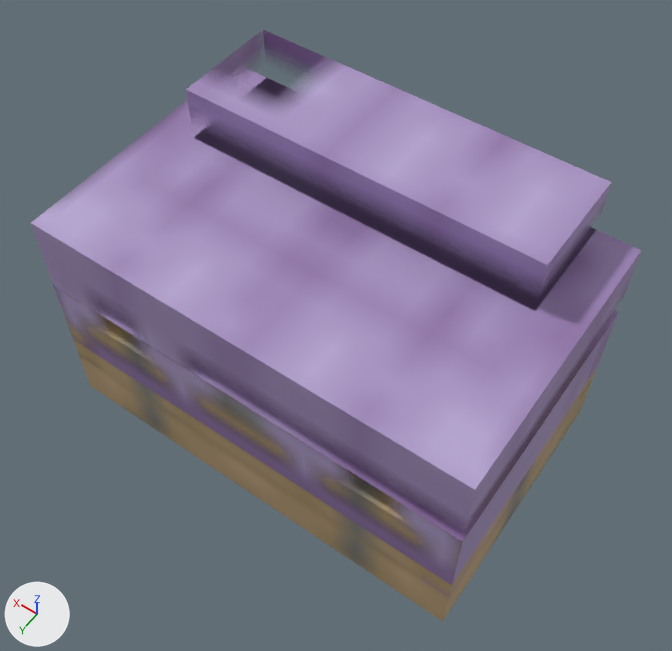
One commit to the FBX model Assets/Features/Entities/Structures/ClamChest/ClamChest.fbx: the scene before it, then after it.
The view is the same before and after, from a camera (50 mm lens) standing at (-0.364, 0.504, 0.937) and looking at (-0.011, 0.01, 0.161). Every picture has the same lights, and +X, +Y and +Z are marked at lower left. The older version comes first. Where no turn or scale is listed for an object, it has been applied to the vertices. Vertices at exactly the same position are counted once.

Objects in the first picture: 'bottom', 'bottom_3', 'bottom_4', 'lid_1', 'lid_3', 'lid_5', 'lid_6' and 3 more.
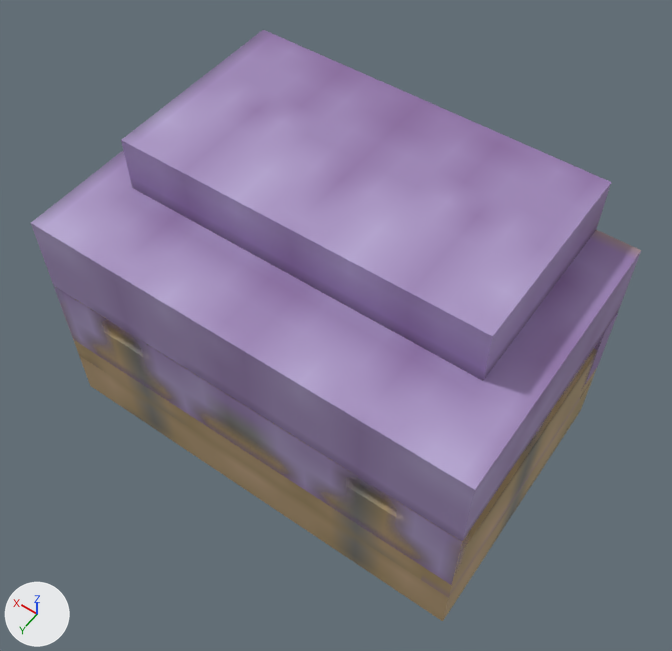
Commit message: Final touches to ClamChest model

What the commit changed:
me_lid_6 is used by ob_lid_6; location (-0.016, 0.0, 0.188).
me_lid_6 had 8 vertices, 6 faces and spanned x -0.188..0.219, y -0.156..-0.031, z 0.094..0.156.
me_lid_6 now has 8 vertices, 6 faces and spans x -0.188..0.219, y -0.156..0.063, z 0.094..0.156.
me_lid_6 part 3: the whole mesh is scaled about its middle by (1, 1.75, 1), then moved by (0.0, 0.047, 0.0).
me_lid_6 part 4: texture (UV) coordinates of 6 of 6 faces, centred in x -0.188..0.219, y -0.156..-0.031, z 0.094..0.156, changed; they spanned u 0.0..0.53, v 0.03..0.12 and now span u 0.0..0.62, v 0.05..0.19.
me_lid_3 has 4 vertices, 1 face and spans x 0.218, y -0.125..0.156, z 0.094..0.188.
me_lid_3 is used by ob_lid_3; location (-0.469, 0.0, 0.0).
me_lid_3 part 2: texture (UV) coordinates of 1 of 1 face, centred in x 0.218, y 0.016, z 0.141, changed; they spanned u 0.28..0.42, v 0.12..0.17 and now span u 0.66..0.8, v 0.41..0.45.
me_lid_5 has 4 vertices, 1 face and spans x 0.094..0.594, y -0.125, z 0.094..0.188.
me_lid_5 is used by ob_lid_5; location (-0.344, 0.281, 0.0).
me_lid_5 part 1: texture (UV) coordinates of 1 of 1 face, centred in x 0.344, y -0.125, z 0.141, changed; they spanned u 0.0..0.25, v 0.23..0.28 and now span u 0.0..0.25, v 0.25..0.3.

Changed parts and their boxes [x1, y1, x2, y2] in the pictures (672 x 651 px; the box of a moved part takes in the faces that stretch with it):
'lid_6', surface changed, moved, rescaled (15% wider, 25% taller)
    before: [186, 30, 611, 311]
    after: [121, 30, 611, 381]
part 1 of me_lid_5, surface changed
    both: [68, 314, 462, 585]
part 2 of me_lid_3, surface changed
    before: [452, 334, 604, 584]
part 3 of me_lid_6, moved or reshaped
    before: [186, 30, 611, 311]
    after: [121, 30, 611, 381]
part 4 of me_lid_6, surface changed
    before: [186, 30, 611, 311]
    after: [121, 30, 611, 381]
